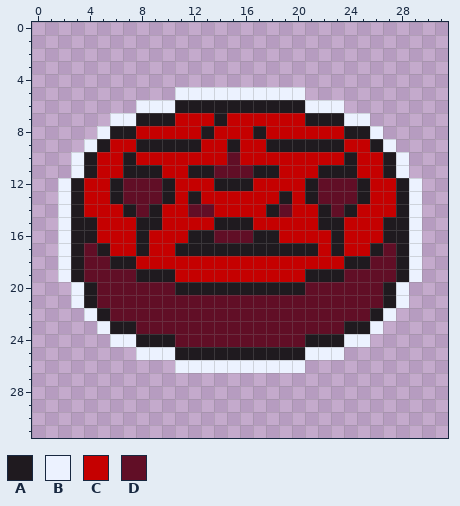
Pixel-art file, stored at assets/tiles/pentagram.aseprite. Above, as it was before the edit.
32x32 pixels, 1 frame.
Palette (. is transparent): A #1f1a1f  B #ecf2ff  C #c50000  D #610e26
After:
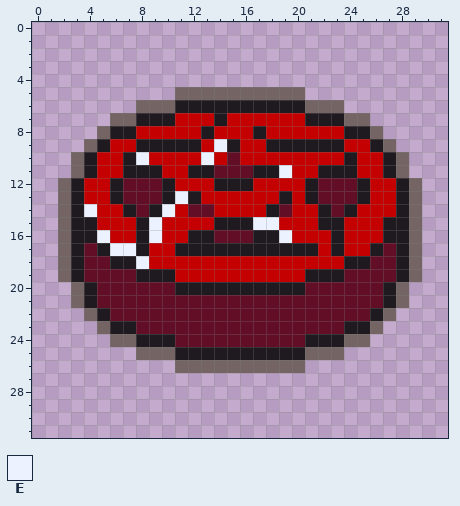
Colours new in this view: E #ecf2ff
The edit:
colour B: #ecf2ff -> #746464
y 9: x 14 C -> E
y 10: x 8 C -> E; x 13 C -> E
y 11: x 19 C -> E
y 13: x 11 C -> E
y 14: x 4 C -> E; x 10 C -> E
y 15: x 9 A -> E; x 17..18 CC -> EE
y 16: x 5 C -> E; x 9 C -> E; x 19 C -> E
y 17: x 6..7 CC -> EE
y 18: x 8 C -> E
Changed places in both pictures, as pixel boxes (x1, y1, x2, y2):
changed: (58, 87, 422, 373)
